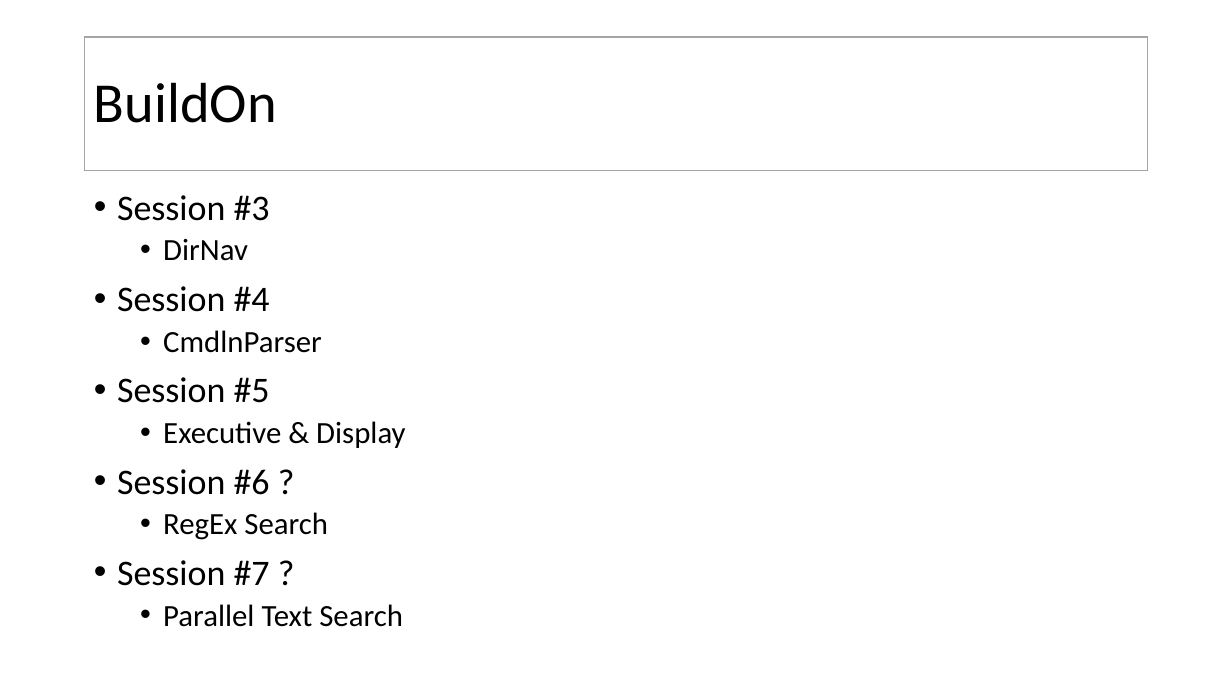
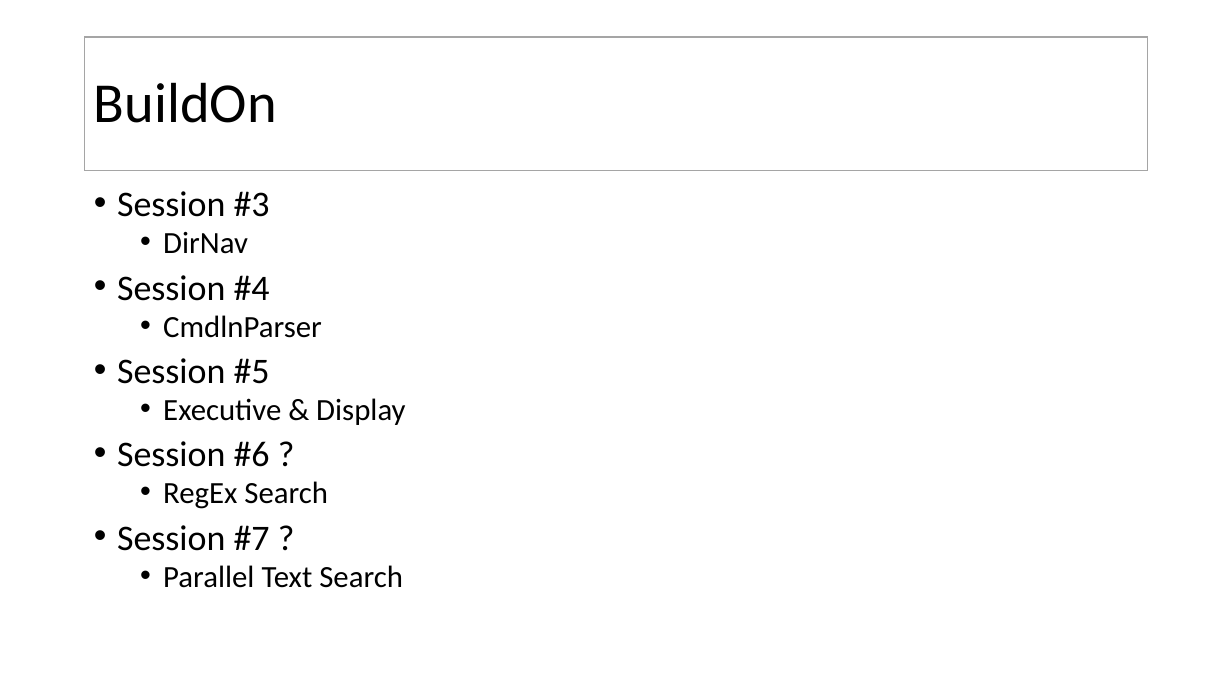
Before and after one commit to JimFawcett/BuildOn, a slide deck: slide 10 of Build-On-2.pptx (slide 9 before the commit). Drawn at 1232x693 pixels with LibreOffice and Linux fonts; fonts in the diff are those of the drawing. Boxes give left, top, right and bottom in pixels: in the first picture for what was removed or moved away, otherwise in the second. Text is boxed around its words. In the diff, an @@ line names an element or a change of style, - is before the commit and + after.

```diff
--- a/Build-On-2.pptx
+++ b/Build-On-2.pptx
@@ text "Session #3" at box(117, 191, 405, 588): line spacing 0.9 to 0.8 @@
```
Also in this commit, not shown: 1 slide added, 1 other file.
